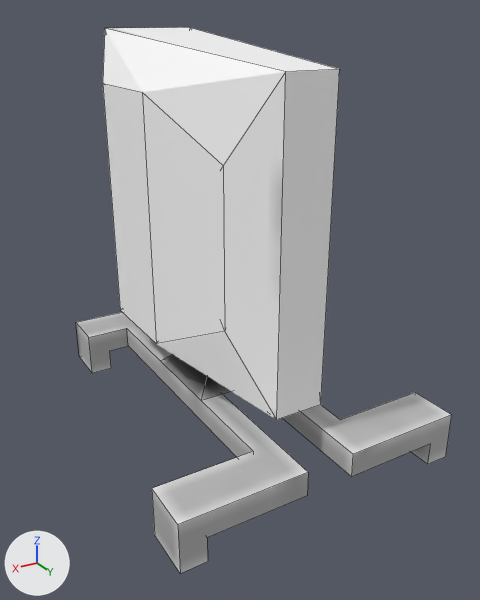
One commit to the Blender file assets/eln/model/Turret/Turret.blend: the scene before it, then after it.
Camera for both pictures: a camera (50 mm lens) standing at (0.795, 1.433, 0.534) and looking at (-0.046, 0.032, -0.166). Arrows for +X, +Y and +Z are at lower left; the lights stay in place. Mesh edges are drawn as thin lines.

Names of what the first picture shows: 'Holder', 'Joint', 'LeftGun', 'Turret'.
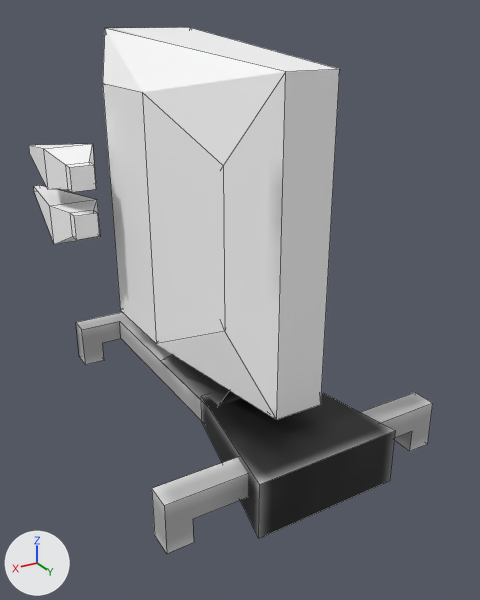
Commit message: Turret model update.

Diff of the bpy script that builds the scene:
```diff
--- a/assets/eln/model/Turret/Turret.blend.py
+++ b/assets/eln/model/Turret/Turret.blend.py
@@ me_joint @@
 me_joint.from_pydata(...)  # 8 vertices, 6 faces; spans x -0.125..0.125, y -0.125..0.125, z -0.02..0.043
 # used by ob_joint; location = (0.0, 0.0, -0.355)
-me_joint.vertices[1].co = (-0.125, 0.125, -0.02)
-me_joint.vertices[2].co = (0.125, 0.125, -0.02)  # pixel (201, 400)
-me_joint.vertices[5].co = (-0.062, 0.062, 0.043)
-me_joint.vertices[6].co = (0.063, 0.062, 0.043)
+# me_joint part 1
+me_joint.vertices[1].co = (-0.125, 0.188, -0.02)
+me_joint.vertices[2].co = (0.125, 0.188, -0.02)
+me_joint.vertices[5].co = (-0.062, 0.188, 0.043)
+me_joint.vertices[6].co = (0.063, 0.188, 0.043)
 me_joint.materials.append(mat_tex)
@@ me_holder @@
 # used by ob_holder; location = (0.0, 0.046, -0.415)
-me_holder.from_pydata(...)  # 48 vertices, 28 faces; spans x -0.375..0.375, y -0.546..0.454, z -0.085..0.04
+me_holder.from_pydata(...)  # 56 vertices, 34 faces; spans x -0.375..0.375, y -0.546..0.454, z -0.085..0.059
+# me_holder part 2
+# 24 vertices in x -0.375..0.375, y -0.421..0.454, z -0.085..0.04 move by (0.0, -0.063, 0.0)
+# 8 vertices are added at x -0.188..0.188, y 0.079..0.454, z -0.085..0.059
+# 6 new faces join them
 me_holder.materials.append(mat_tex)
@@ me_fire @@
+me_fire.from_pydata(...)  # 64 vertices, 56 faces; spans x -0.065..0.628, y -0.266..0.205, z -0.065..0.19
+me_fire.materials.append(mat_tex)  # picture img_tex
@@ ob_fire @@
+ob_fire = bpy.data.objects.new('Fire', me_fire)
+ob_fire.location = (-0.281, -0.392, 0.031)
```

Changed parts and their boxes (x1, y1, x2, y2) in the pictures (480 x 600 px):
'Holder', reshaped (8% shorter)
    before: (76, 312, 452, 573)
    after: (76, 312, 433, 553)
'Fire', added
    after: (29, 144, 100, 244)
'Joint', reshaped
    before: (161, 354, 231, 401)
    after: (161, 354, 241, 405)
